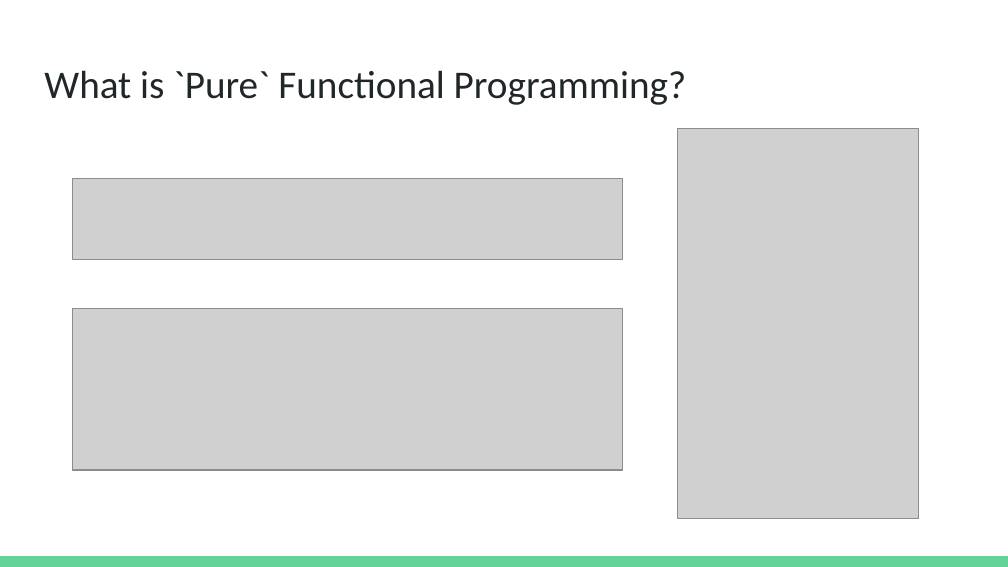
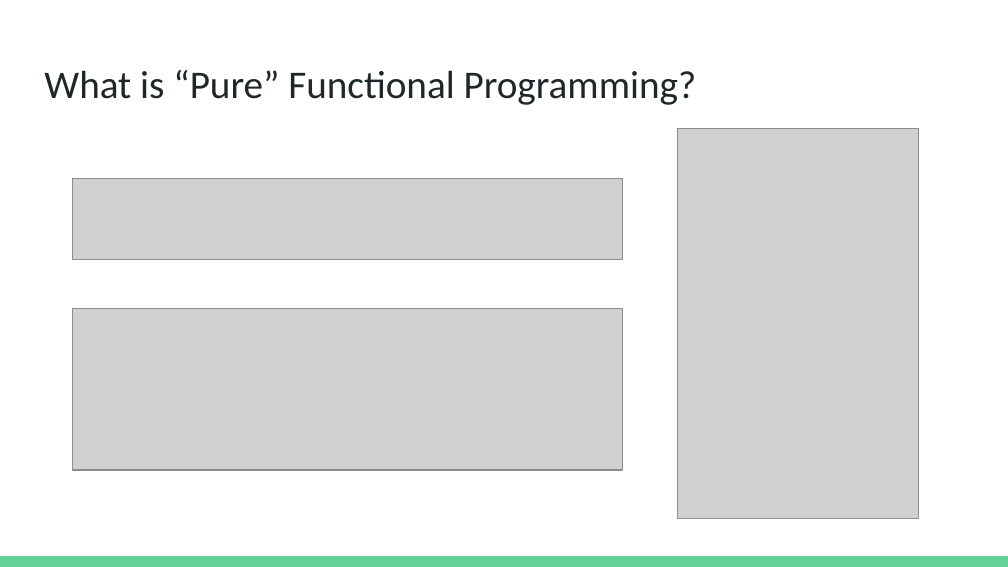
Before and after one commit to seanwestfall/purescript_presentation, a slide deck: slide 3 of pptx/PureScript- JS.la presentation.pptx. Drawn at 1008x567 pixels with LibreOffice and Linux fonts; fonts in the diff are those of the drawing; grey boxes stand for pictures. Boxes give left, top, right and bottom in pixels: in the first picture for what was removed or moved away, otherwise in the second. Text is boxed around its words. In the diff, an @@ line names an element or a change of style, - is before the commit and + after.

```diff
--- a/pptx/PureScript- JS.la presentation.pptx
+++ b/pptx/PureScript- JS.la presentation.pptx
@@ title at [44,70,697,105]: text changed @@
-What is `Pure` Functional Programming?
+What is “Pure” Functional Programming?
```
Also in this commit, not shown: 2 other slides changed, 7 slides added, 1 slide removed, 1 other file.
